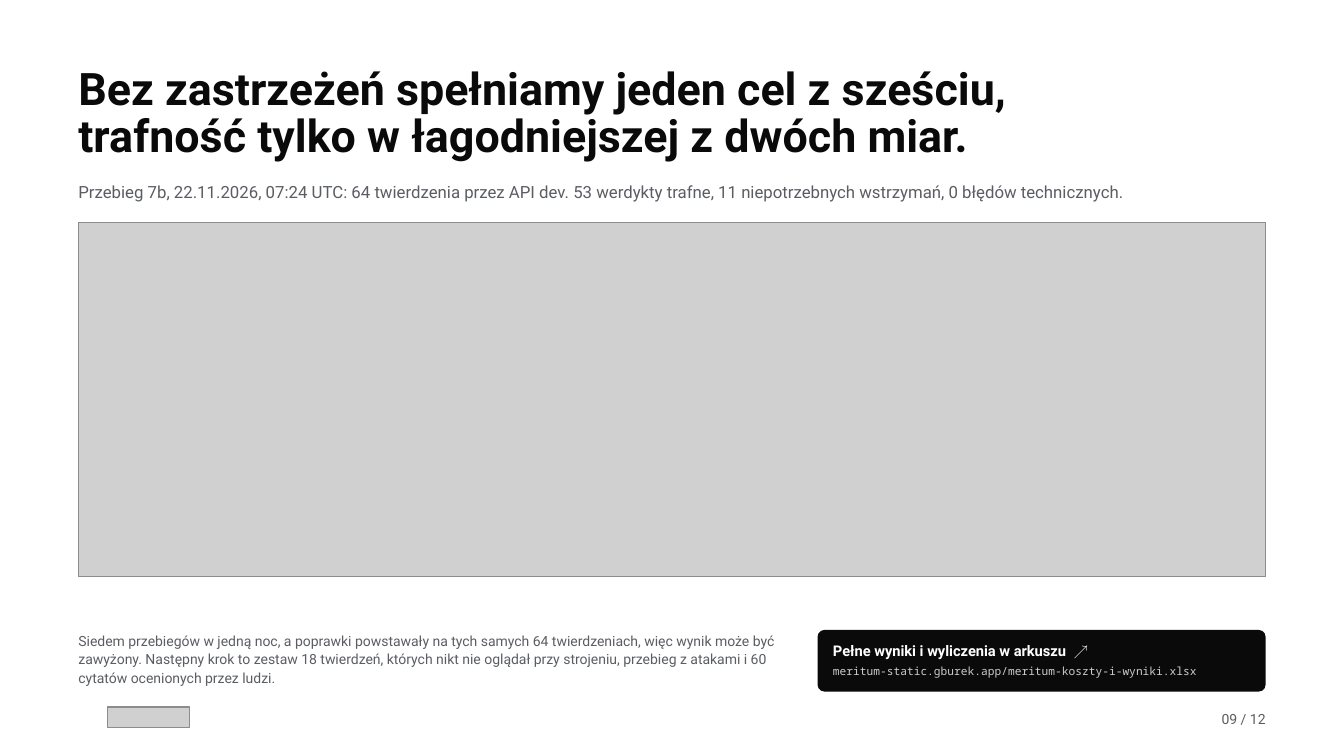
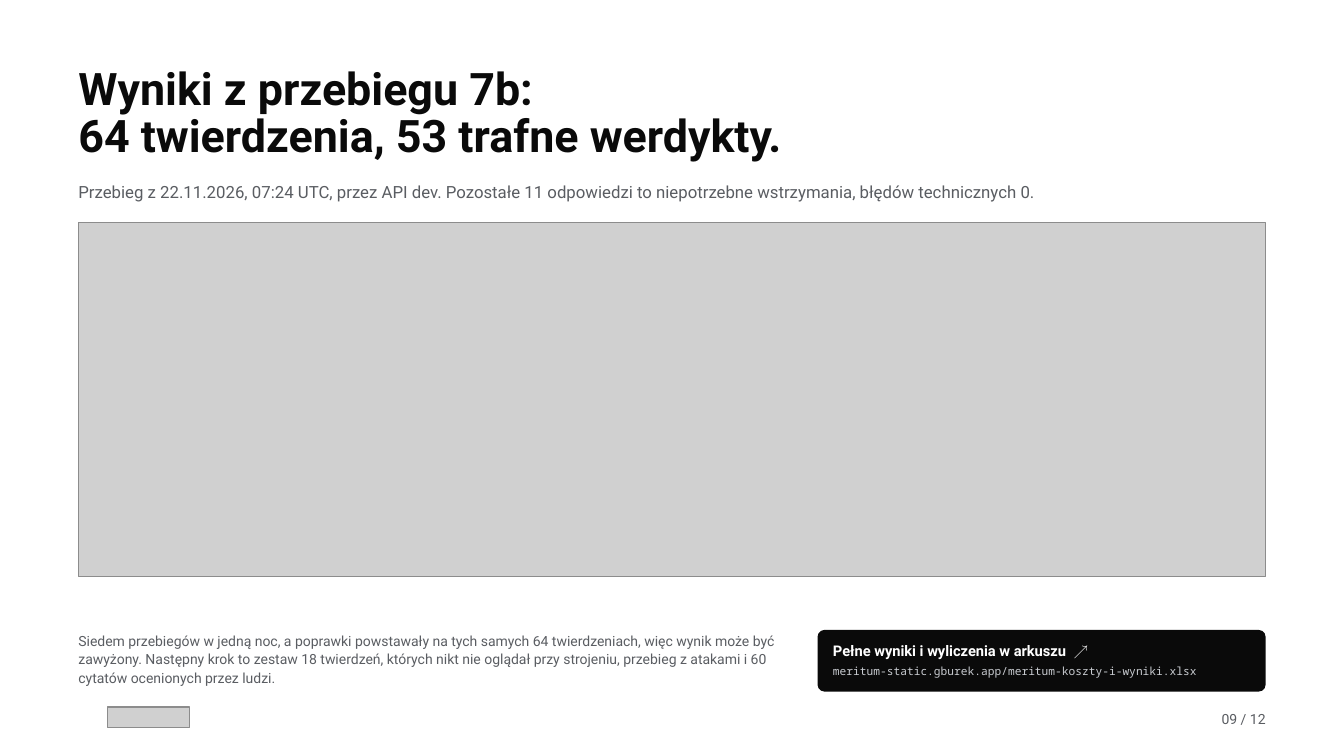
Before and after one commit to Meritum-HackNation2026/meritum-marketing, a slide deck: slide 9 of deck/meritum-deck.pptx. Drawn at 1344x756 pixels with LibreOffice and Linux fonts; fonts in the diff are those of the drawing; grey boxes stand for pictures; background and template pictures are left out. Boxes give left, top, right and bottom in pixels: in the first picture for what was removed or moved away, otherwise in the second. Text is boxed around its words. In the diff, an @@ line names an element or a change of style, - is before the commit and + after.

Commit message:
fix(deck): slajd z wynikami pokazuje cel i pomiar bez etykiet „spełniony / niespełniony” (#21)
Z tabeli na slajdzie 9 w obu deckach zniknęła kolumna z oceną. Cel z treści
zadania i wartość z przebiegu 7b stoją obok siebie. Przy prompt injection
została kreska, a pod nazwą miernika jest dopisek „nie zmierzono”.

Tytuł slajdu to „Wyniki z przebiegu 7b: 64 twierdzenia, 53 trafne werdykty.”,
a podtytuł podaje już tylko datę, 11 wstrzymań i 0 błędów technicznych.
Zdania o spełnianiu celów wypadły też z notatek prowadzącego do slajdów 9
i 12, z tekstu alternatywnego tabeli i z README. Test sprawdza dopisek
„nie zmierzono”. Arkusz i dodatek są bez zmian.

```diff
--- a/deck/meritum-deck.pptx
+++ b/deck/meritum-deck.pptx
@@ text at <box>78,71,782,162</box>: text changed @@
-Bez zastrzeżeń spełniamy jeden cel z sześciu, trafność tylko w łagodniejszej z dwóch miar.
+Wyniki z przebiegu 7b:
+64 twierdzenia, 53 trafne werdykty.
@@ text at <box>78,185,1035,202</box>: text changed @@
-Przebieg 7b, 22.11.2026, 07:24 UTC: 64 twierdzenia przez API dev. 53 werdykty trafne, 11 niepotrzebnych wstrzymań, 0 błędów technicznych.
+Przebieg z 22.11.2026, 07:24 UTC, przez API dev. Pozostałe 11 odpowiedzi to niepotrzebne wstrzymania, błędów technicznych 0.
```
Also in this commit, not shown: 8 other files.
